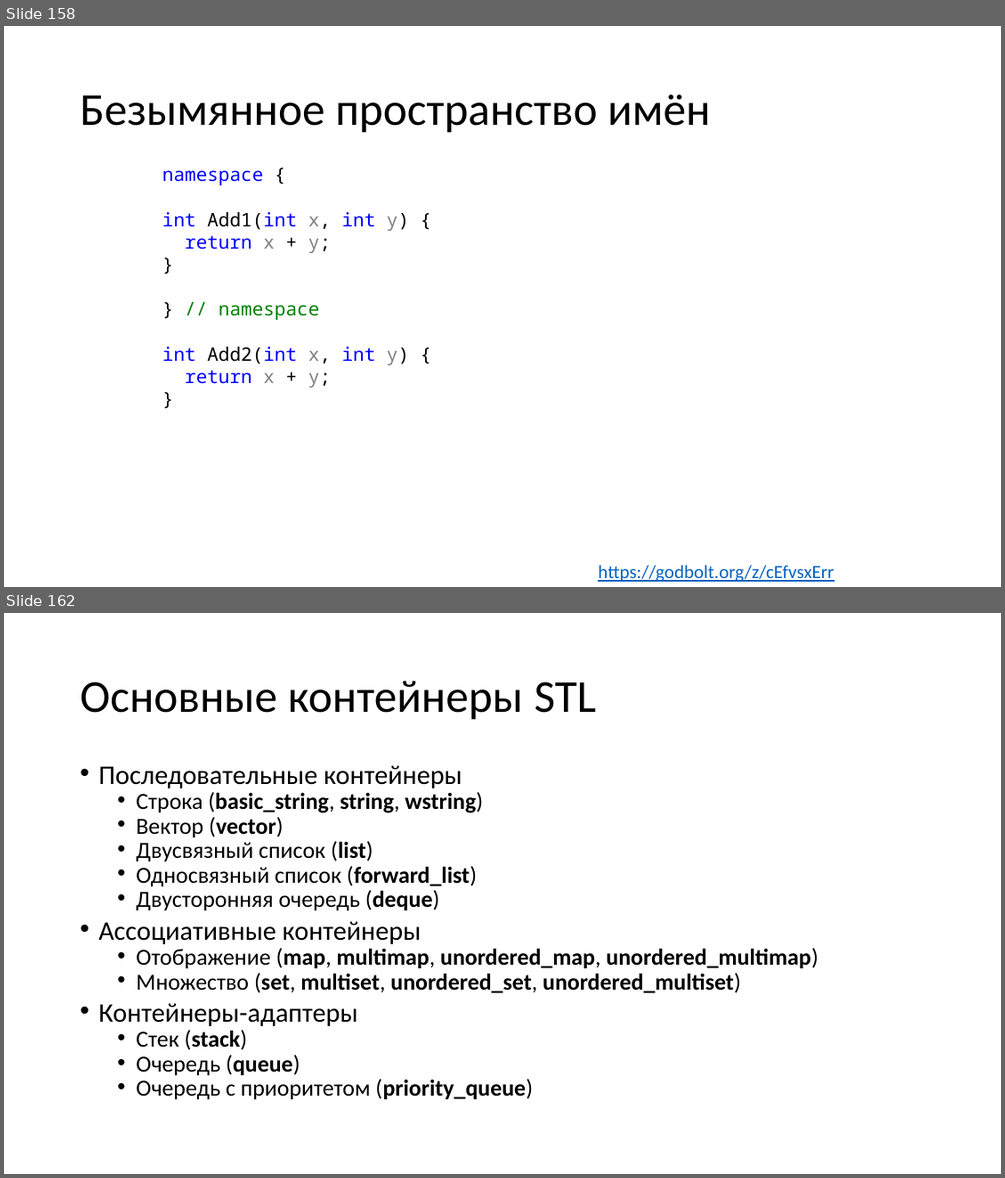
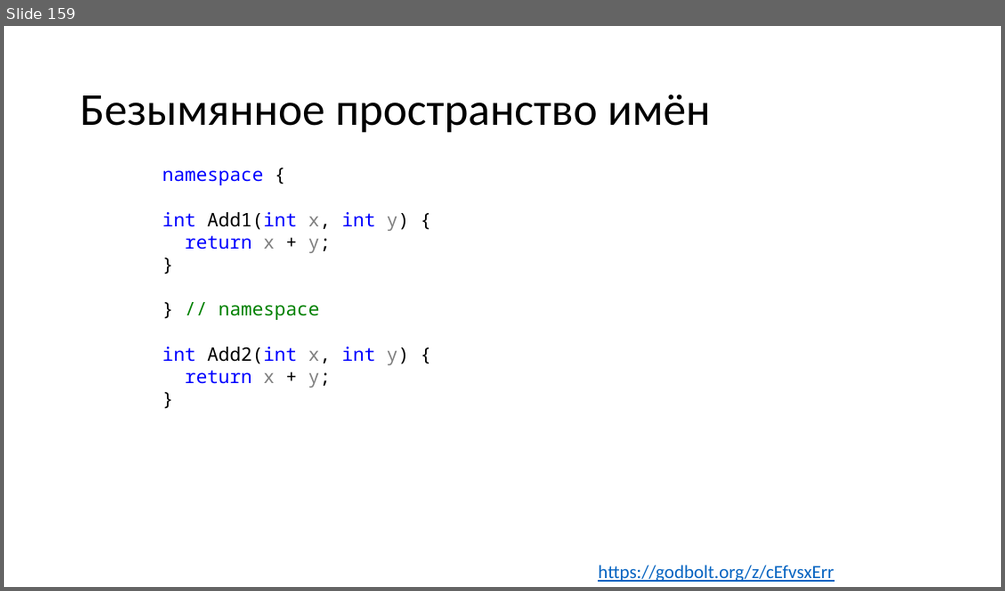
Before and after one commit to alexey-malov/oop, a slide deck: lectures/01/Синтаксис C++.pptx. Shown one above the other, each under a label of ours: slides 158 and 162 before the commit, slide 159 after it; the slides between them are not shown. The pictures are 1005x1178 and 1005x591 pixels, drawn with LibreOffice and Linux fonts; fonts in the diff are those of the drawing. Boxes give left, top, right and bottom in pixels: in the first picture for what was removed or moved away, otherwise in the second. Text is boxed around its words. In the diff, an @@ line names an element or a change of style, - is before the commit and + after.

```diff
--- a/lectures/01/Синтаксис C++.pptx
+++ b/lectures/01/Синтаксис C++.pptx
@@ slide 162 removed at (x1=4, y1=613, x2=1001, y2=1174), background #FFFFFF @@
@@ title removed at (x1=80, y1=681, x2=597, y2=720) @@
-Основные контейнеры STL
@@ text removed at (x1=98, y1=765, x2=817, y2=1100) @@
-• Последовательные контейнеры
-  • Строка (basic_string, string, wstring)
-  • Вектор (vector)
-  • Двусвязный список (list)
-  • Односвязный список (forward_list)
-  • Двусторонняя очередь (deque)
-• Ассоциативные контейнеры
-  • Отображение (map, multimap, unordered_map, unordered_multimap)
-  • Множество (set, multiset, unordered_set, unordered_multiset)
-• Контейнеры-адаптеры
-  • Стек (stack)
-  • Очередь (queue)
-  • Очередь с приоритетом (priority_queue)
@@ what was slide 158 is now slide 159 @@
```
Also in this commit, not shown: 2 slides added, 138 other slides removed, 7 other files.
